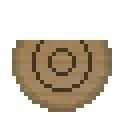
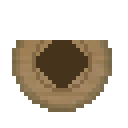
Layered file, before and after one edit (128x128). Changes by layer:
added layer "Layer 3" above "Layer 2" over [36, 40, 88, 88]
painted on "Layer 2" over [32, 40, 92, 92]
